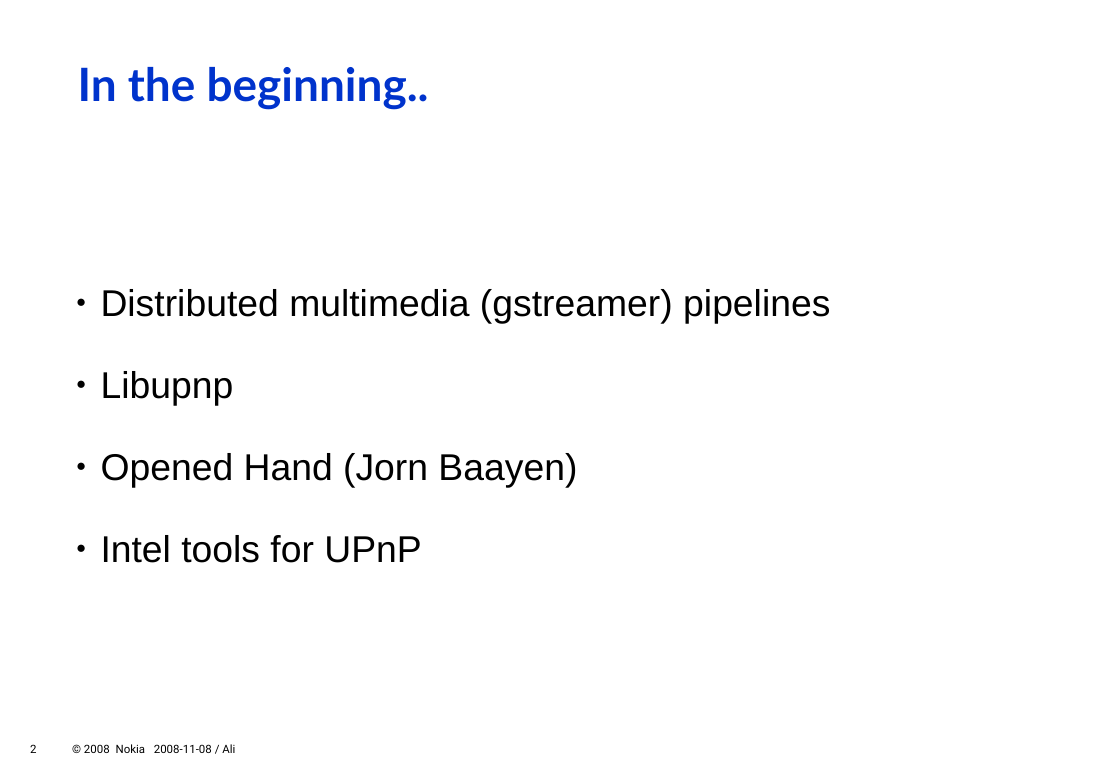
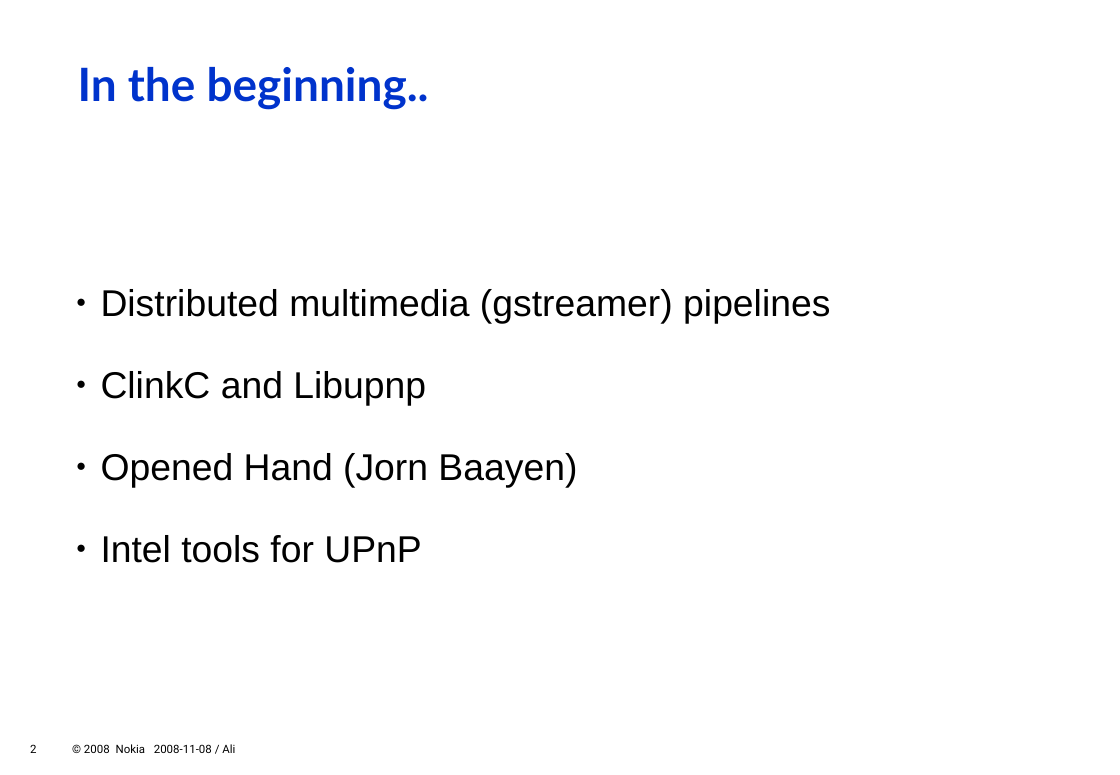
Before and after one commit to zeenix/gupnp-presentation-2008, a slide deck: slide 2 of slides.odp. Drawn at 1120x775 pixels with LibreOffice and Linux fonts; fonts in the diff are those of the drawing; background and template pictures are left out. Boxes give left, top, right and bottom in pixels: in the first picture for what was removed or moved away, otherwise in the second. Text is boxed around its words. In the diff, an @@ line names an element or a change of style, - is before the commit and + after.

Commit message:
Mention ClinkC and Coherence along with libupnp.

```diff
--- a/slides.odp
+++ b/slides.odp
@@ text at (101,371,426,406): text changed @@
-  ● Libupnp
+  ● ClinkC and Libupnp
```
Also in this commit, not shown: 1 other slide changed.
